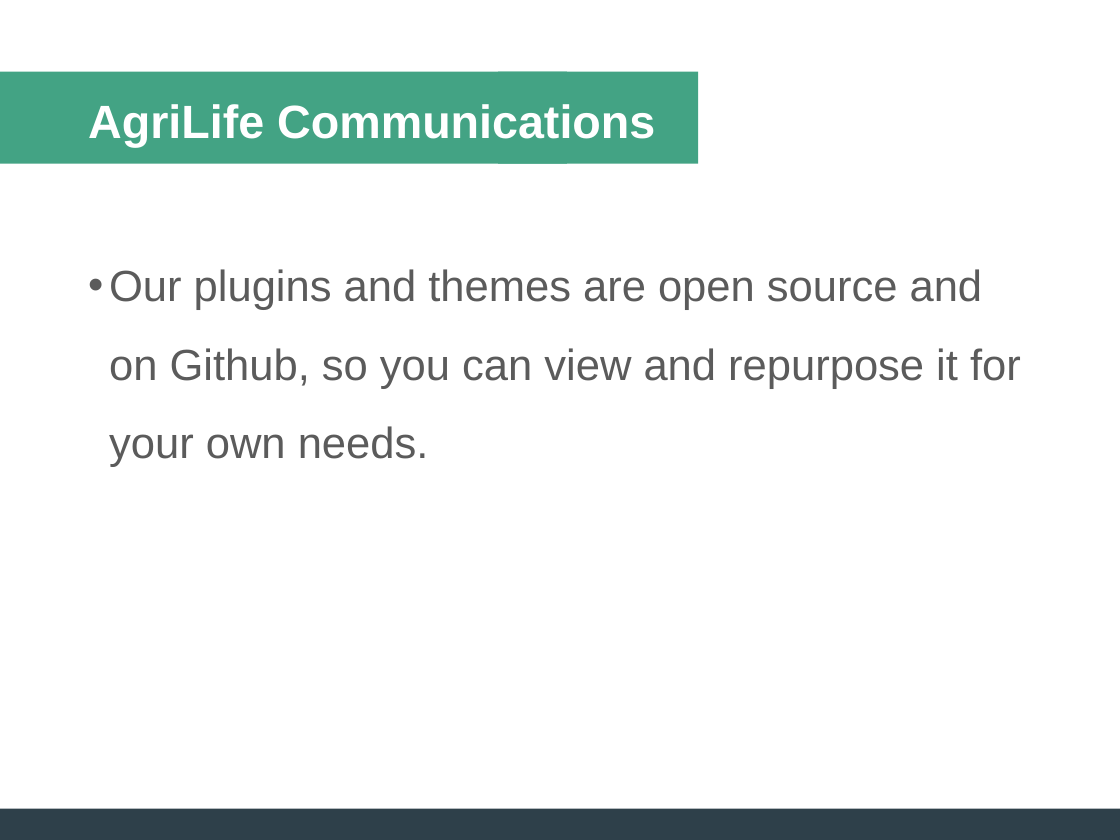
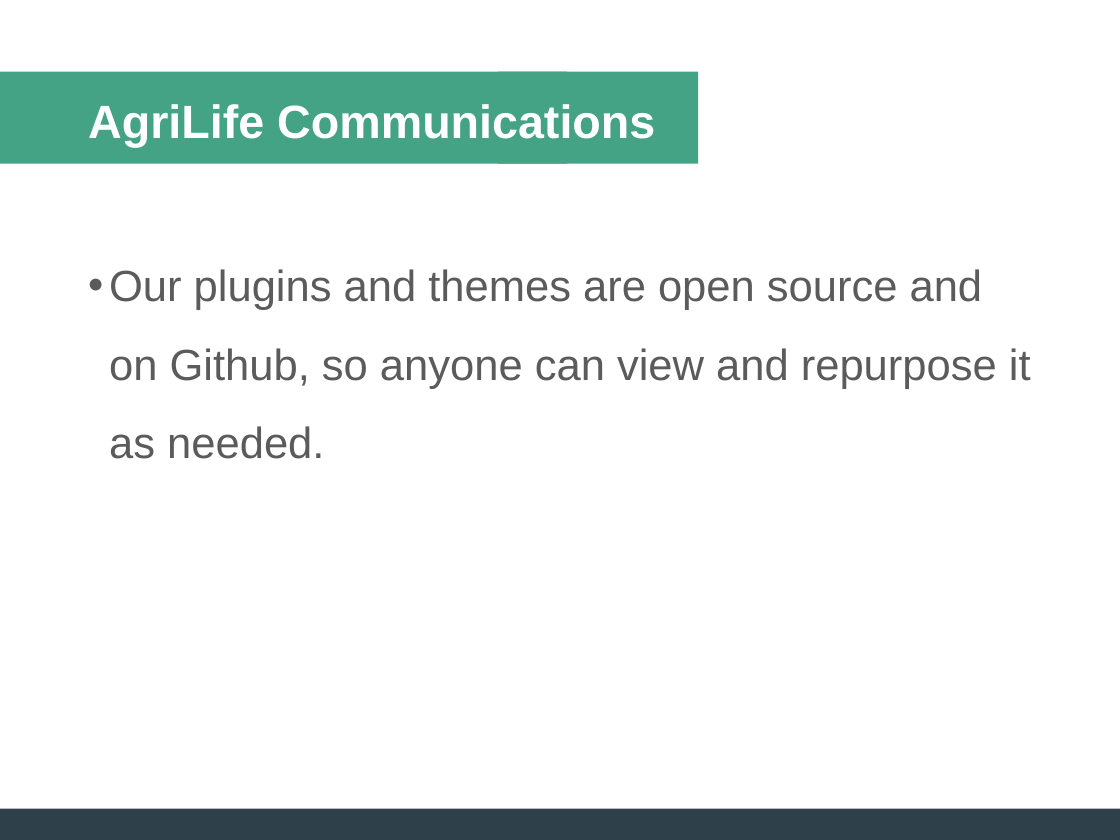
Before and after one commit to ZachWatkins/Presentation-Building-Deploying-Maintaining-WordPress-Sites, a slide deck: slide 4 of WordPress-Presentation.pptx. Drawn at 1120x840 pixels with LibreOffice and Linux fonts; fonts in the diff are those of the drawing. Boxes give left, top, right and bottom in pixels: in the first picture for what was removed or moved away, otherwise in the second. Text is boxed around its words. In the diff, an @@ line names an element or a change of style, - is before the commit and + after.

```diff
--- a/WordPress-Presentation.pptx
+++ b/WordPress-Presentation.pptx
@@ text at [109, 269, 1031, 459]: text changed @@
-• Our plugins and themes are open source and on Github, so you can view and repurpose it for your own needs.
+• Our plugins and themes are open source and on Github, so anyone can view and repurpose it as needed.
```
Also in this commit, not shown: 13 other slides changed, 4 slides added.
